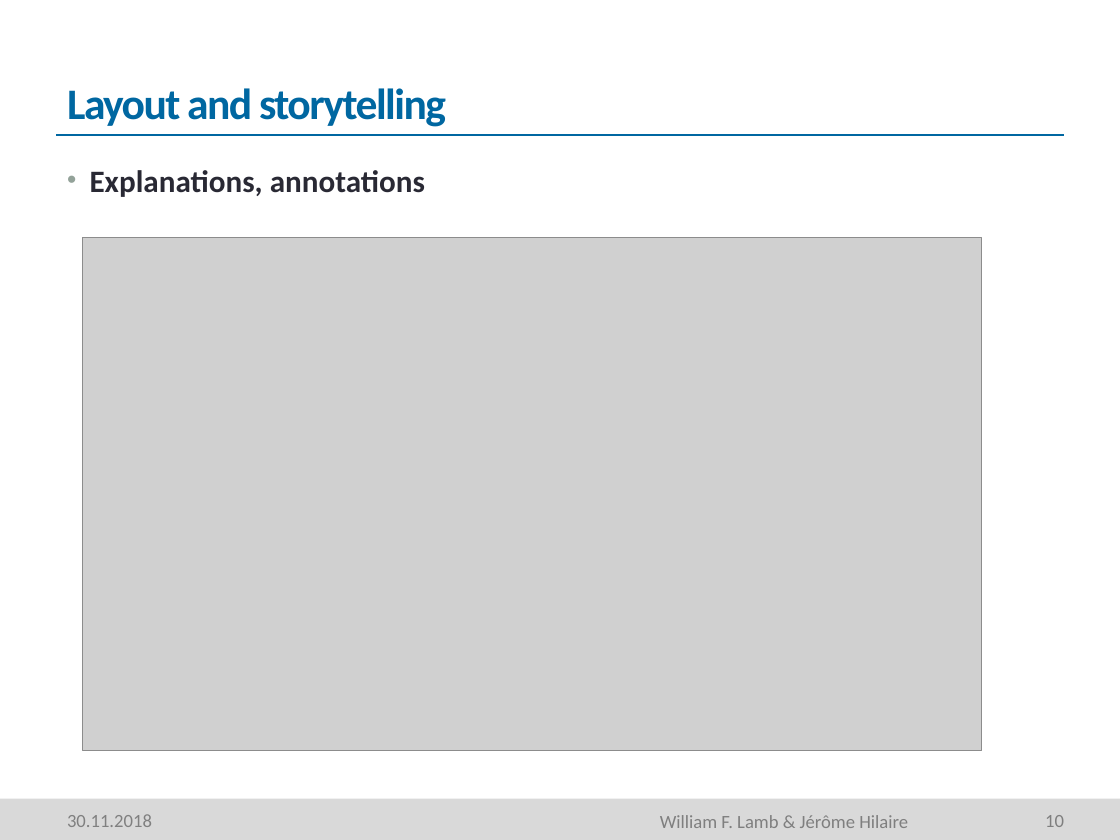
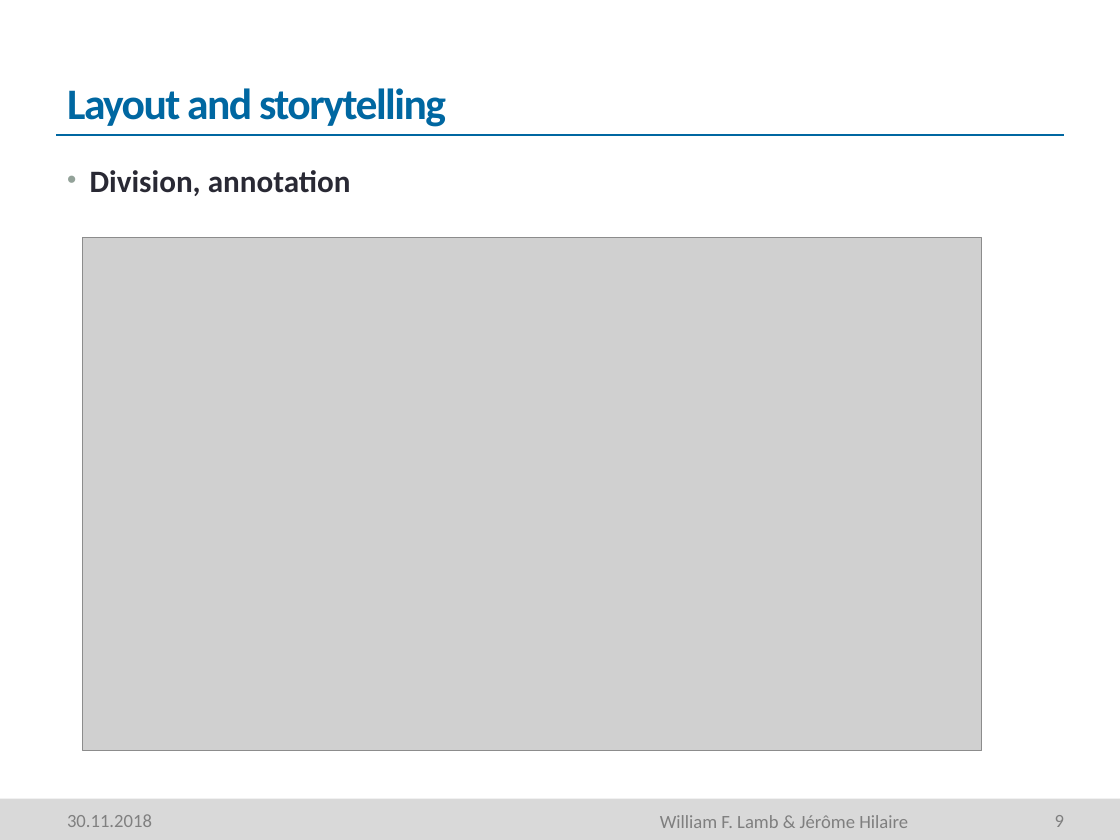
Before and after one commit to mcc-apsis/figures, a slide deck: slide 9 of Resources/Seminar part 1.pptm (slide 10 before the commit). Drawn at 1120x840 pixels with LibreOffice and Linux fonts; fonts in the diff are those of the drawing; grey boxes stand for pictures; background and template pictures are left out. Boxes give left, top, right and bottom in pixels: in the first picture for what was removed or moved away, otherwise in the second. Text is boxed around its words. In the diff, an @@ line names an element or a change of style, - is before the commit and + after.

```diff
--- a/Resources/Seminar part 1.pptm
+++ b/Resources/Seminar part 1.pptm
@@ text at [90, 170, 351, 196]: text changed @@
-• Explanations, annotations
+• Division, annotation
@@ page number at [1055, 815, 1064, 827]: text changed @@
-10
+9
```
Also in this commit, not shown: 3 other slides changed, 1 slide removed.
